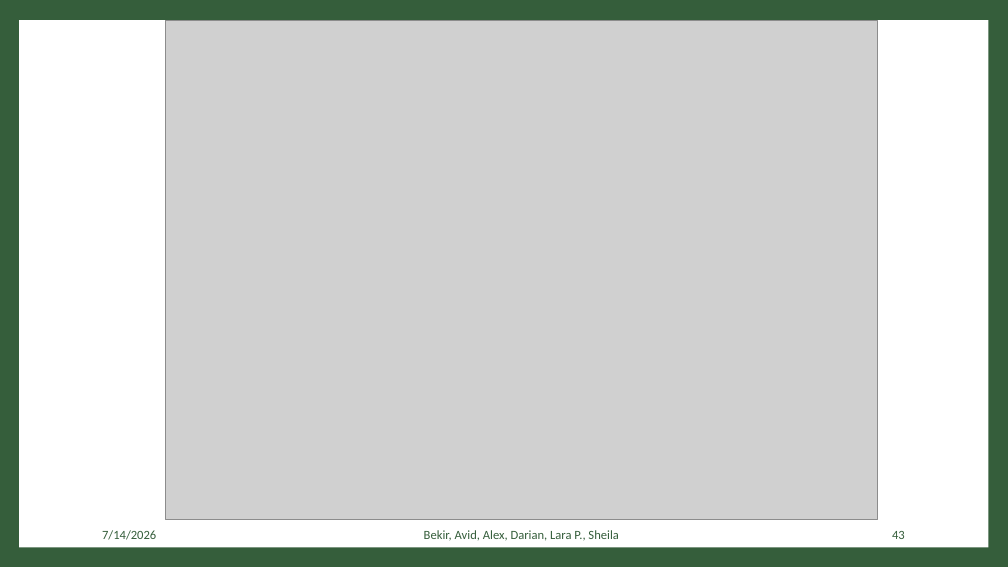
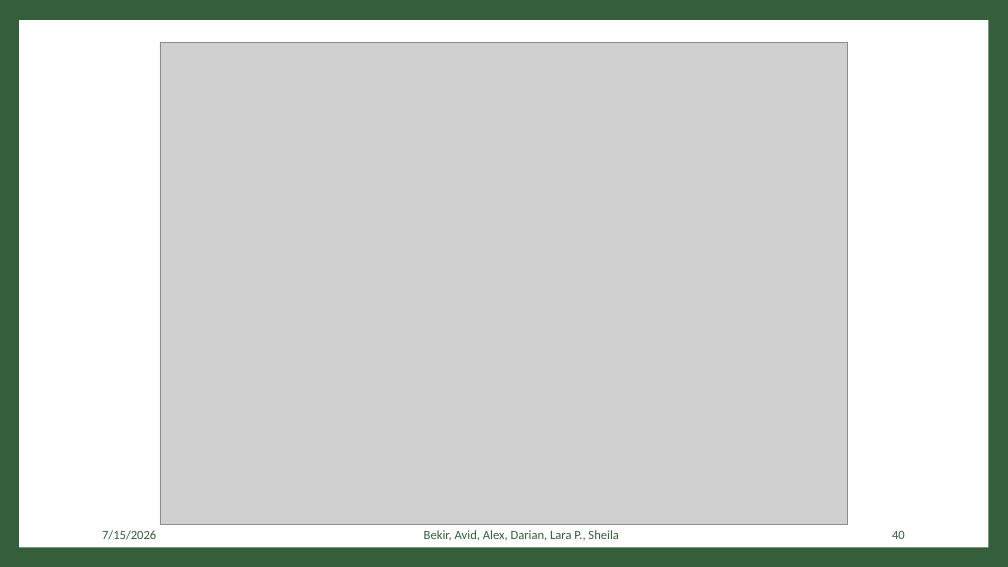
Before and after one commit to bekirtahagd/rezeptshop, a slide deck: slide 40 of docs/Web-Engineering.pptx (slide 43 before the commit). Drawn at 1008x567 pixels with LibreOffice and Linux fonts; fonts in the diff are those of the drawing; grey boxes stand for pictures. Boxes give left, top, right and bottom in pixels: in the first picture for what was removed or moved away, otherwise in the second. Text is boxed around its words. In the diff, an @@ line names an element or a change of style, - is before the commit and + after.

```diff
--- a/docs/Web-Engineering.pptx
+++ b/docs/Web-Engineering.pptx
@@ picture: place and size @@
-picture at [165, 20, 877, 520]
+picture at [160, 42, 848, 524]
@@ text at [102, 530, 156, 540]: text changed @@
-7/14/2026
+7/15/2026
@@ page number at [892, 531, 905, 539]: text changed @@
-43
+40
```
Also in this commit, not shown: 42 other slides changed, 5 slides removed, 5 other files.
